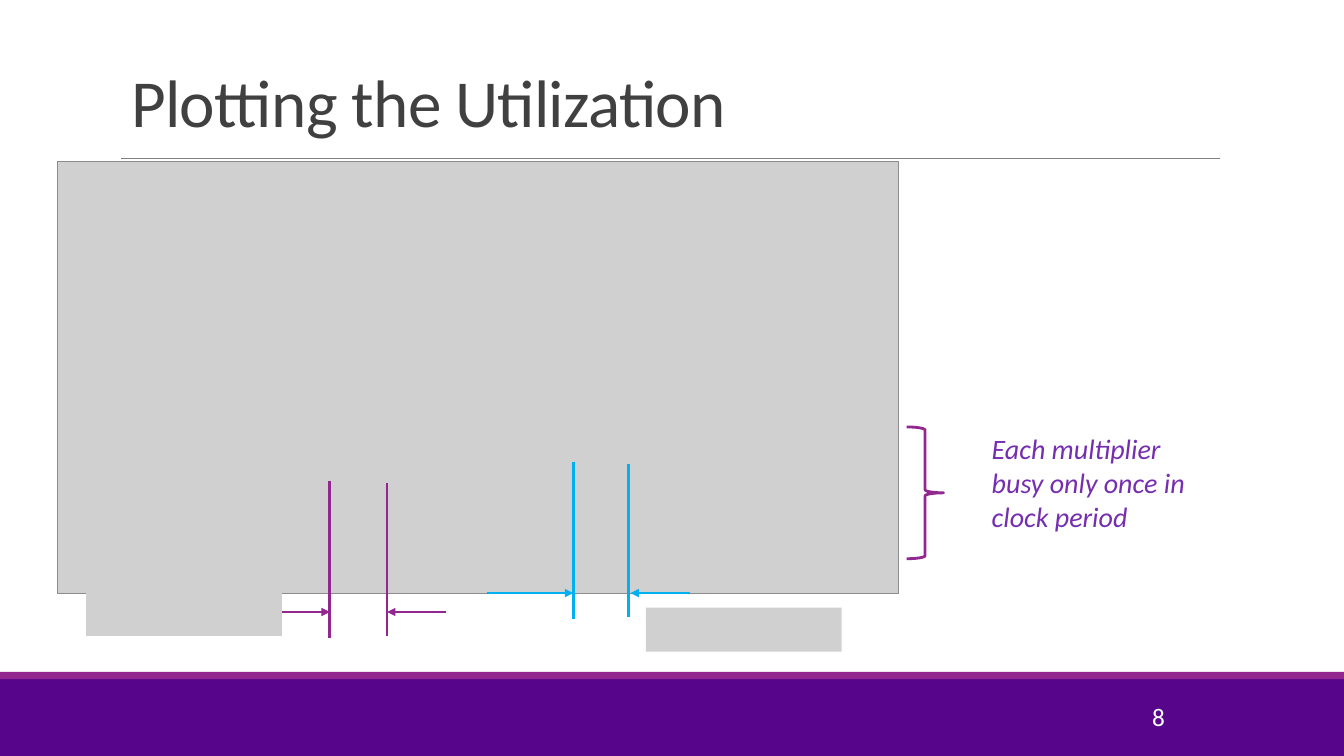
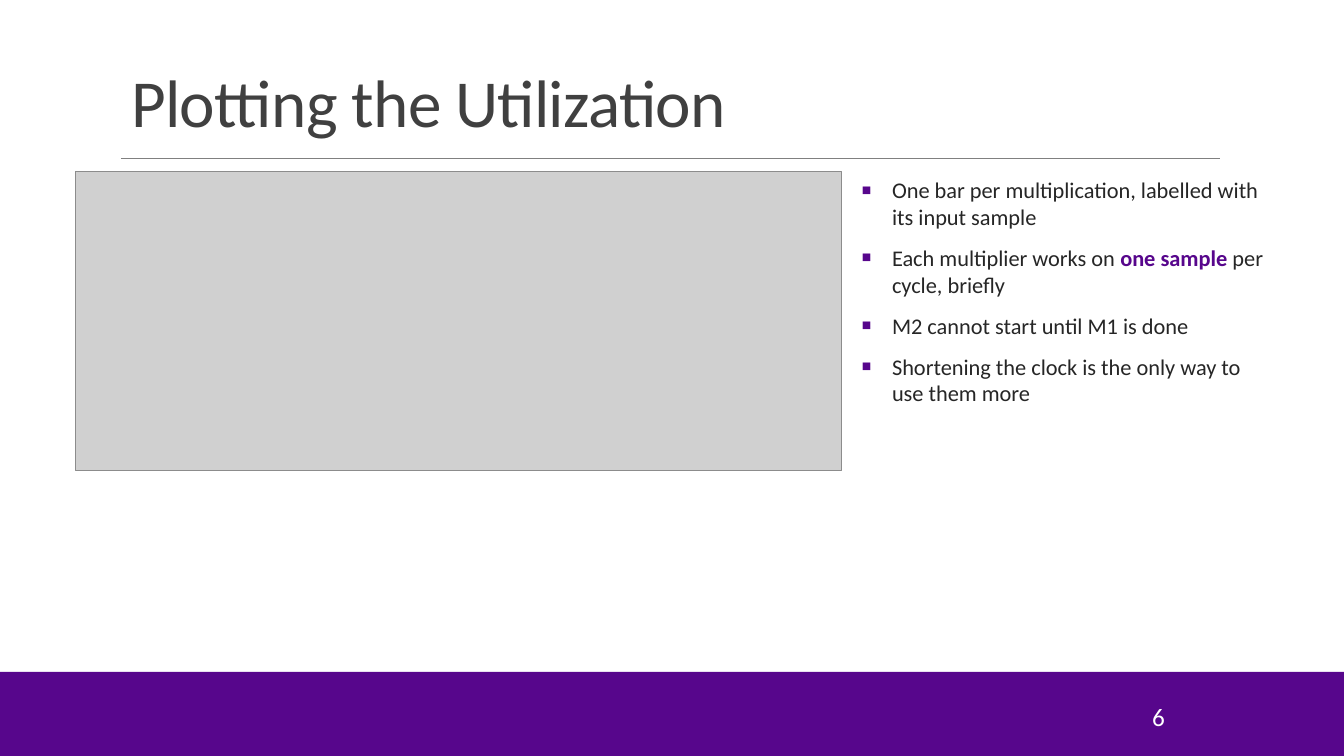
Before and after one commit to sdrangan/hwdesign, a slide deck: slide 6 of units/unit07_loopopt/loopopt.pptx (slide 8 before the commit). Drawn at 1344x756 pixels with LibreOffice and Linux fonts; fonts in the diff are those of the drawing; grey boxes stand for pictures; background and template pictures are left out. Boxes give left, top, right and bottom in pixels: in the first picture for what was removed or moved away, otherwise in the second. Text is boxed around its words. In the diff, an @@ line names an element or a change of style, - is before the commit and + after.

```diff
--- a/units/unit07_loopopt/loopopt.pptx
+++ b/units/unit07_loopopt/loopopt.pptx
@@ picture: place and size @@
-picture at box(57, 161, 898, 594)
+picture at box(76, 171, 842, 471)
@@ text added at box(892, 182, 1263, 401), 16 pt, text #262626 @@
+■ One bar per multiplication, labelled with its input sample
+■ Each multiplier works on one sample per cycle, briefly
+■ M2 cannot start until M1 is done
+■ Shortening the clock is the only way to use them more
@@ right brace removed at box(906, 427, 944, 560) @@
@@ text removed at box(992, 439, 1185, 532) @@
-Each multiplier busy only once in clock period
@@ line removed from (574, 462) to (574, 619) @@
@@ line removed from (629, 464) to (629, 617) @@
@@ line removed from (330, 481) to (330, 638) @@
@@ line removed from (387, 483) to (387, 636) @@
@@ picture removed at box(86, 592, 281, 636) @@
@@ arrow removed from (487, 593) to (574, 593) @@
@@ arrow removed from (690, 593) to (631, 593) @@
@@ arrow removed from (243, 612) to (330, 612) @@
@@ arrow removed from (447, 612) to (387, 612) @@
@@ picture removed at box(646, 608, 842, 652) @@
@@ rectangle at box(0, 671, 1344, 679): fill #92278F to #57068C @@
@@ page number at box(1152, 709, 1165, 727): text changed @@
-8
+6
```
Also in this commit, not shown: 11 other slides changed, 28 slides added, 33 slides removed, 18 other files.
